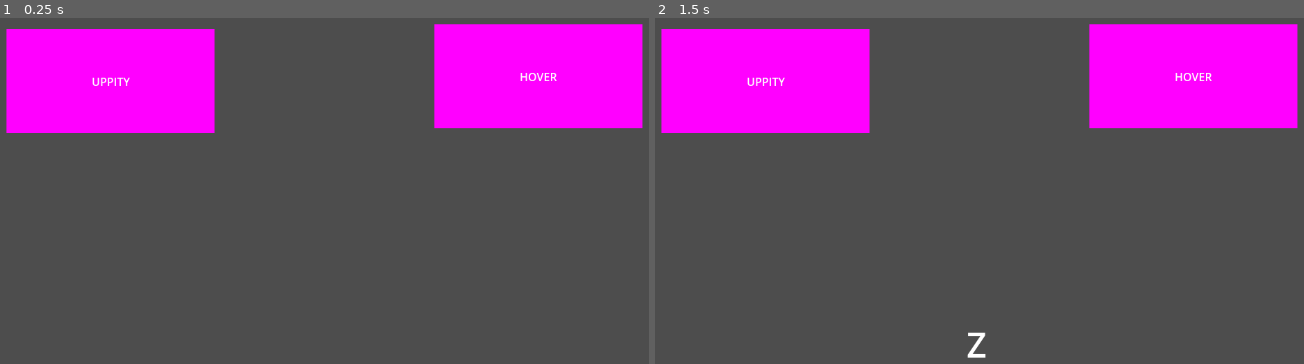
Above: before the commit, frames 1-2 (left to right).
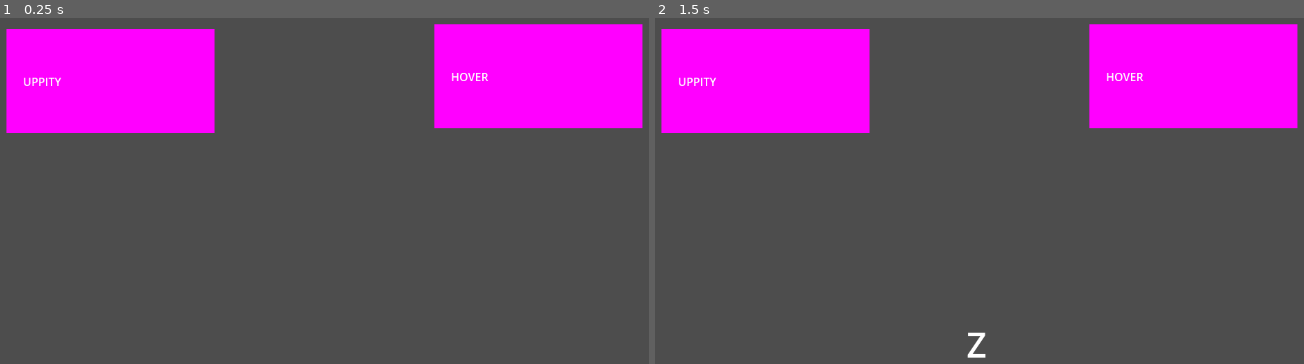
Above: after the commit, the same moments.

Repository: mayurdw/brackeys-25.1-game-jam
Game: Godot game, scene res://scenes/manager.tscn
The game is run twice, just before and just after one commit, with the same random seed, the same clock (stepped at 60 frames per second) and the same inputs. The project has no main scene, so this scene is started directly.
Inputs:
- Up to frame 1 (0.25 s): no input
- Up to frame 2 (1.5 s): tap Enter at 0.5 s; tap Z at 0.6, 1.35 s; tap Space at 1.25 s; hold A from 1.28 s (still down)

The runs differ from the first frame. In frame 1, 0.3% of the frame differs, in the area x 3-86%, y 15-20%; in frame 2, 0.3%.

Commit message:
Got text Highlighting working

Diff:
--- a/scenes/lettered_box.tscn
+++ b/scenes/lettered_box.tscn
@@ -1,10 +1,8 @@
-[gd_scene load_steps=4 format=3 uid="uid://ly61qc1fvdrj"]
+[gd_scene load_steps=3 format=3 uid="uid://ly61qc1fvdrj"]
 
 [ext_resource type="Script" path="res://scripts/lettered_box.gd" id="1_penfu"]
 
 [sub_resource type="PlaceholderTexture2D" id="PlaceholderTexture2D_0vntv"]
-
-[sub_resource type="LabelSettings" id="LabelSettings_k3ih0"]
 
 [node name="Lettered Box" type="Node2D"]
 script = ExtResource("1_penfu")
@@ -27,18 +25,18 @@
 grow_horizontal = 2
 grow_vertical = 2
 
-[node name="Label" type="Label" parent="Sprite2D/Control"]
+[node name="Label" type="RichTextLabel" parent="Sprite2D/Control"]
 layout_mode = 1
 anchors_preset = 8
 anchor_left = 0.5
 anchor_top = 0.5
 anchor_right = 0.5
 anchor_bottom = 0.5
-offset_left = -20.0
-offset_top = -11.5
-offset_right = 20.0
-offset_bottom = 11.5
+offset_left = -126.0
+offset_top = -11.0
+offset_right = 117.0
+offset_bottom = 12.0
 grow_horizontal = 2
 grow_vertical = 2
-text = "Test"
-label_settings = SubResource("LabelSettings_k3ih0")
+text = "12345678901234567890123"
+autowrap_mode = 0
--- a/scripts/lettered_box.gd
+++ b/scripts/lettered_box.gd
@@ -1,10 +1,18 @@
 class_name Box extends Node2D
 
 @export var box_word: String
-@onready var label: Label = $Sprite2D/Control/Label
+@export var highlight_color := Color.BLACK
+@onready var label := $Sprite2D/Control/Label
 
 func _ready() -> void:
 	label.text = box_word
 
 func word_typed () -> void:
 	queue_free ()
+
+func selected_count ( length: int ) -> void:
+	label.text = ""
+	label.push_color ( highlight_color )
+	label.append_text ( box_word.substr( 0, length ) )
+	label.pop()
+	label.append_text ( box_word.substr( length ) )
--- a/scripts/manager.gd
+++ b/scripts/manager.gd
@@ -21,6 +21,7 @@
 
 		if character == word[ typed_length ]:
 			word_typed_so_far += character
+			box.selected_count ( word_typed_so_far.length() )
 			if word_typed_so_far == word:
 				_list_of_words.erase( box )
 				box.word_typed()
@@ -33,6 +34,7 @@
 			if ( word.box_word.begins_with ( character ) ):
 				word_typed_so_far = character
 				selected_index = index
+				word.selected_count ( 1 )
 				return
 		print ( "Character Not Found in Words = " + character )
 
